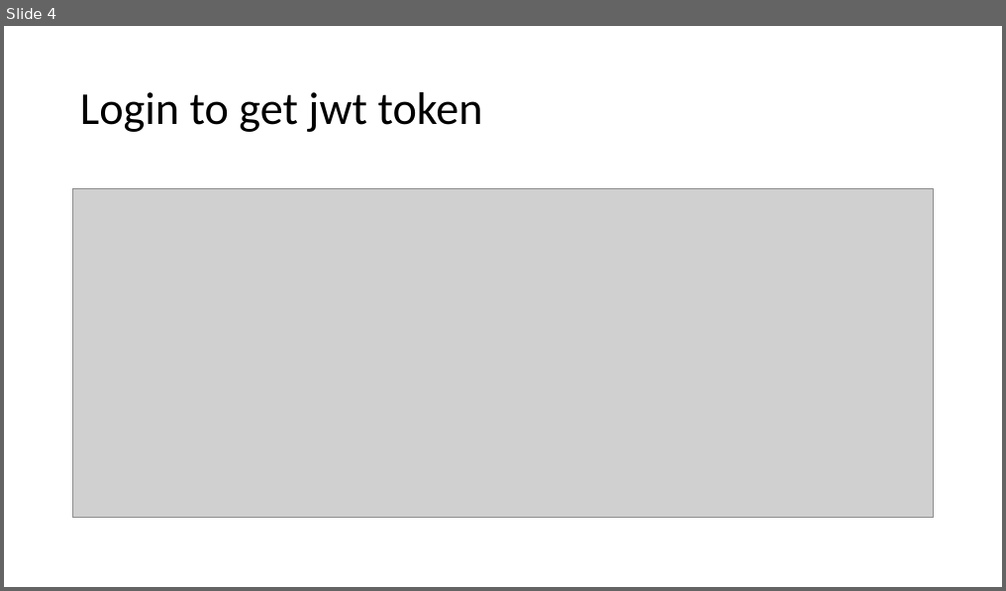
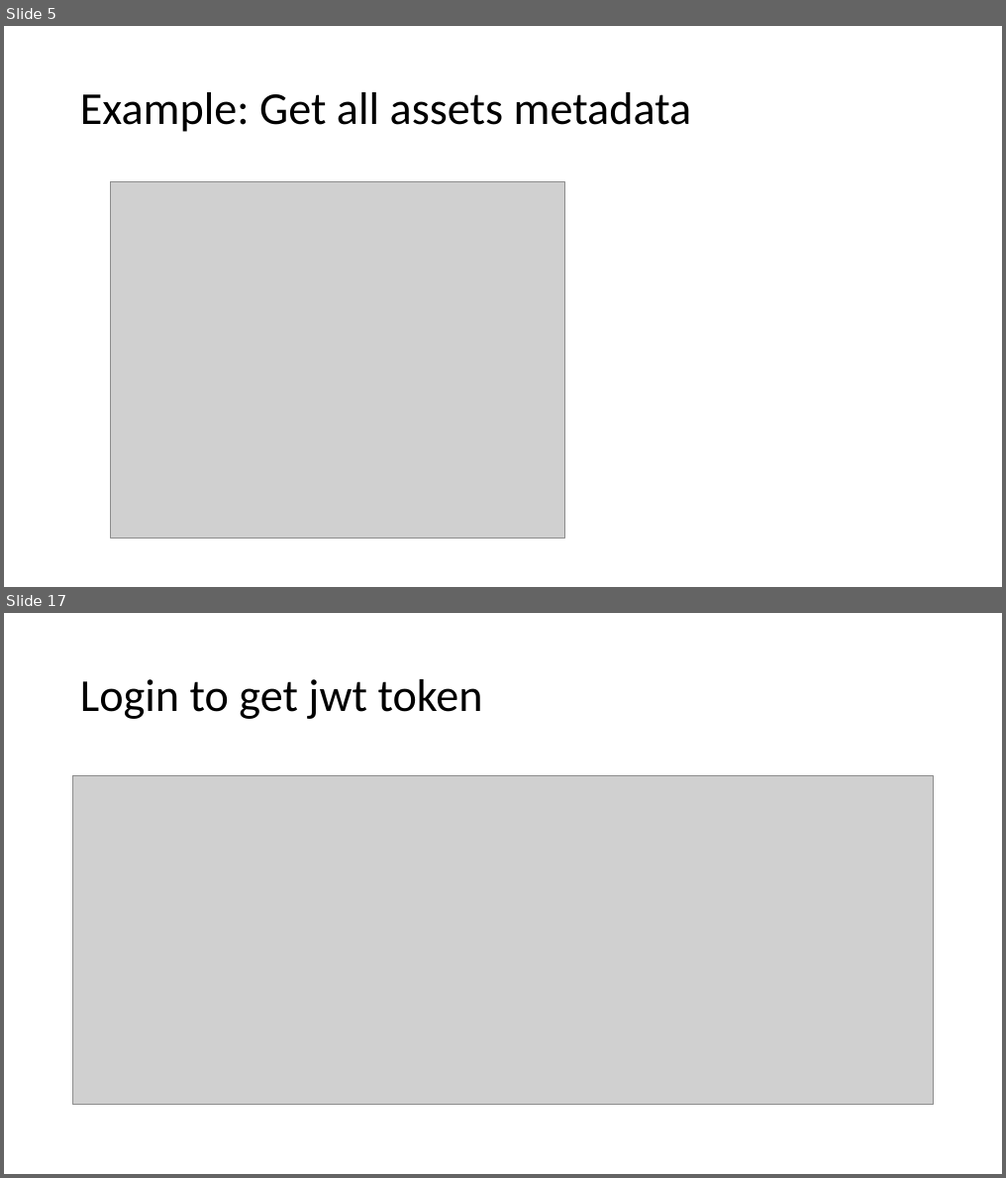
Before and after one commit to Lejuan60606/PlayGoodSolution, a slide deck: Presentation1.pptx. Shown one above the other, each under a label of ours: slide 4 before the commit, slides 5 and 17 after it; the slides between them are not shown. The pictures are 1006x591 and 1006x1178 pixels, drawn with LibreOffice and Linux fonts; fonts in the diff are those of the drawing; grey boxes stand for pictures. Boxes give left, top, right and bottom in pixels: in the first picture for what was removed or moved away, otherwise in the second. Text is boxed around its words. In the diff, an @@ line names an element or a change of style, - is before the commit and + after.

```diff
--- a/Presentation1.pptx
+++ b/Presentation1.pptx
@@ slide 5 added at (x1=4, y1=26, x2=1002, y2=587), background #FFFFFF @@
@@ title added at (x1=80, y1=92, x2=692, y2=132), 44 pt, text #000000 @@
+Example: Get all assets metadata
@@ picture added at (x1=110, y1=181, x2=564, y2=538) @@
@@ what was slide 4 is now slide 17 @@
```
Also in this commit, not shown: 3 slides changed, 12 other slides added.
